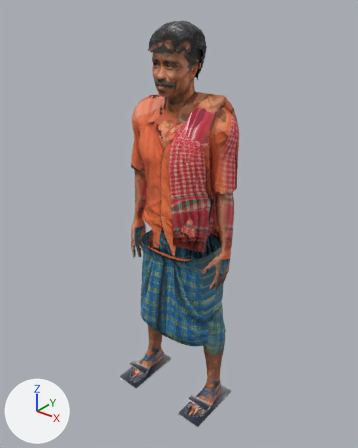
The glTF model made/rahim.glb as it was, and as the next commit left it.
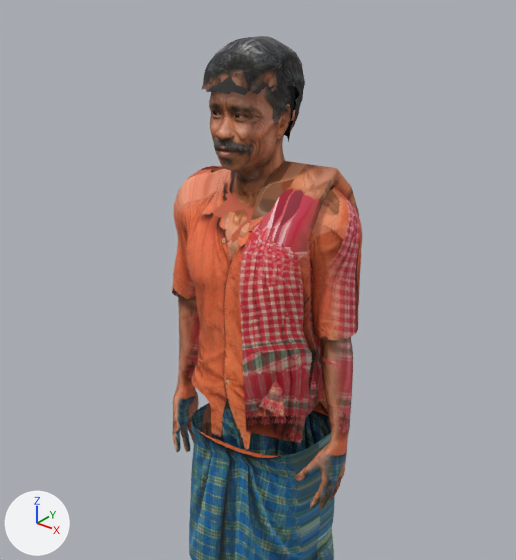
Old and new are each drawn whole from a 50 mm camera at (1.178, -1.508, 1.782) aimed at (-0.011, -0.022, 0.86) and again close up on the part from 9% to 91% of the width and 0% to 71% of the height. The lights are fixed; the arrows at lower left show +X, +Y and +Z. The older version's two pictures come first. Vertices at exactly the same position are counted once.

Before the edit, the objects in view are built like this:
```python
me_gamchha = bpy.data.meshes.new('gamchha')
me_gamchha.from_pydata(...)  # 64 vertices, 124 faces; spans x 0.022..0.188, y -0.165..0.129, z 0.823..1.42
me_gamchha.materials.append(mat_gamchha_photo)  # picture img_gamchha_photo
me_hair = bpy.data.meshes.new('hair')
me_hair.from_pydata(...)  # 371 vertices, 652 faces; spans x -0.089..0.089, y -0.161..0.075, z 1.456..1.663
me_hair.materials.append(mat_hair_photo)  # picture img_hair_photo
me_lungi = bpy.data.meshes.new('lungi')
me_lungi.from_pydata(...)  # 760 vertices, 1440 faces; spans x -0.187..0.182, y -0.166..0.142, z 0.306..0.782
me_lungi.materials.append(mat_lungi_photo)  # picture img_lungi_photo
me_shirt = bpy.data.meshes.new('shirt')
me_shirt.from_pydata(...)  # 2047 vertices, 3928 faces; spans x -0.257..0.257, y -0.146..0.125, z 0.748..1.381
me_shirt.materials.append(mat_shirt_photo)  # picture img_shirt_photo
ob_gamchha = bpy.data.objects.new('gamchha', me_gamchha)
ob_gamchha.location = (0.0, 0.0, 0.0)
ob_hair = bpy.data.objects.new('hair', me_hair)
ob_hair.location = (0.0, 0.0, 0.0)
ob_lungi = bpy.data.objects.new('lungi', me_lungi)
ob_lungi.location = (0.0, 0.0, 0.0)
ob_shirt = bpy.data.objects.new('shirt', me_shirt)
ob_shirt.location = (0.0, 0.0, 0.0)
# also in view: 'rahim' at (0.0, -0.051, 0.816)
```
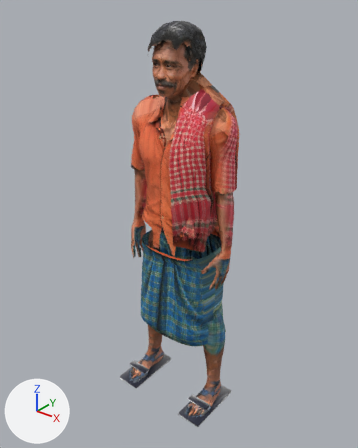
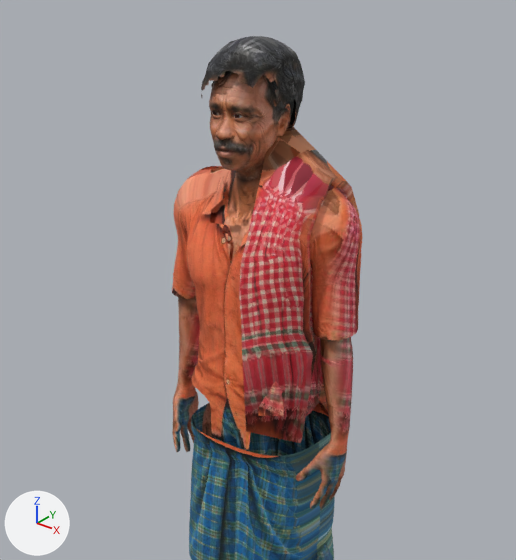
Commit message: Characters: rahim (run 11)

Where the change shows, as pixel boxes [x1, y1, x2, y2] in the close-ups (516 x 560 px):
'gamchha', reshaped (13% taller): before [239, 161, 359, 443]; after [239, 123, 359, 443]
'hair', reshaped: before [202, 36, 305, 142]; after [201, 36, 305, 129]
part 1 of me_gamchha, built on: before [257, 161, 359, 235]; after [257, 123, 359, 235]
part 2 of me_gamchha, surface changed: [239, 187, 359, 400] in both
part 4 of me_shirt, deleted (orange): before [210, 189, 255, 261]

Patch to the scene script:
```diff
--- a/made/rahim.glb.py
+++ b/made/rahim.glb.py
@@ me_gamchha @@
 # used by ob_gamchha; location = (0.0, 0.0, 0.0)
-me_gamchha.from_pydata(...)  # 64 vertices, 124 faces; spans x 0.022..0.188, y -0.165..0.129, z 0.823..1.42
+me_gamchha.from_pydata(...)  # 80 vertices, 156 faces; spans x 0.022..0.188, y -0.165..0.129, z 0.823..1.494
+# me_gamchha part 1
+# 4 vertices are removed from x 0.044..0.184, y -0.01..-0.002, z 1.4..1.42
+# 16 faces are deleted
+# 4 vertices move from x 0.031..0.185, y -0.089..0.071, z 1.356..1.357 to x 0.03..0.182, y -0.087..0.069, z 1.359..1.36
+# 20 vertices are added at x 0.031..0.186, y -0.072..0.054, z 1.363..1.494
+# 48 new faces join them
+# me_gamchha part 2: 88 kept faces spanning x 0.022..0.188, y -0.165..0.127, z 0.894..1.37 get new texture (UV) coordinates
 me_gamchha.materials.append(mat_gamchha_photo)
@@ me_hair @@
 # used by ob_hair; location = (0.0, 0.0, 0.0)
-me_hair.from_pydata(...)  # 371 vertices, 652 faces; spans x -0.089..0.089, y -0.161..0.075, z 1.456..1.663
+me_hair.from_pydata(...)  # 381 vertices, 636 faces; spans x -0.089..0.089, y -0.157..0.073, z 1.456..1.664
+# me_hair part 3: 2 vertices moved within x 0.0, y -0.14..0.031, z 1.458..1.623; 307 vertices removed from x -0.089..0.089, y -0.161..0.075, z 1.456..1.663; 301 vertices added at x -0.089..0.089, y -0.157..0.073, z 1.456..1.664
+# other edits to the shape of me_hair do not show in these pictures
 me_hair.materials.append(mat_hair_photo)
@@ me_shirt @@
 # used by ob_shirt; location = (0.0, 0.0, 0.0)
-me_shirt.from_pydata(...)  # 2047 vertices, 3928 faces; spans x -0.257..0.257, y -0.146..0.125, z 0.748..1.381
+me_shirt.from_pydata(...)  # 2016 vertices, 3830 faces; spans x -0.257..0.257, y -0.146..0.125, z 0.748..1.381
+# me_shirt part 4
+# 31 vertices are removed from x -0.051..0.046, y -0.116..-0.074, z 1.274..1.358
+# 98 faces are deleted
 me_shirt.materials.append(mat_shirt_photo)
```
